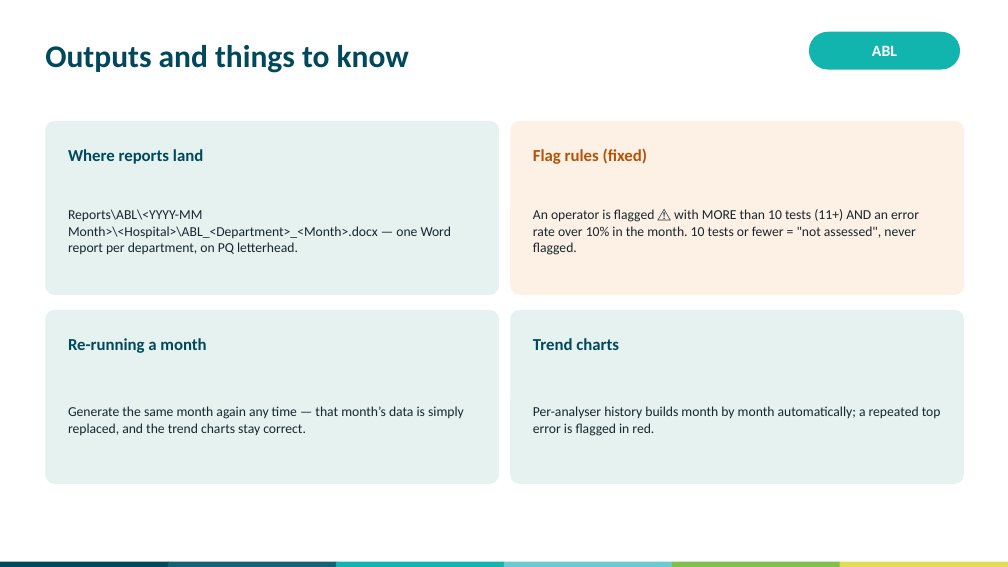
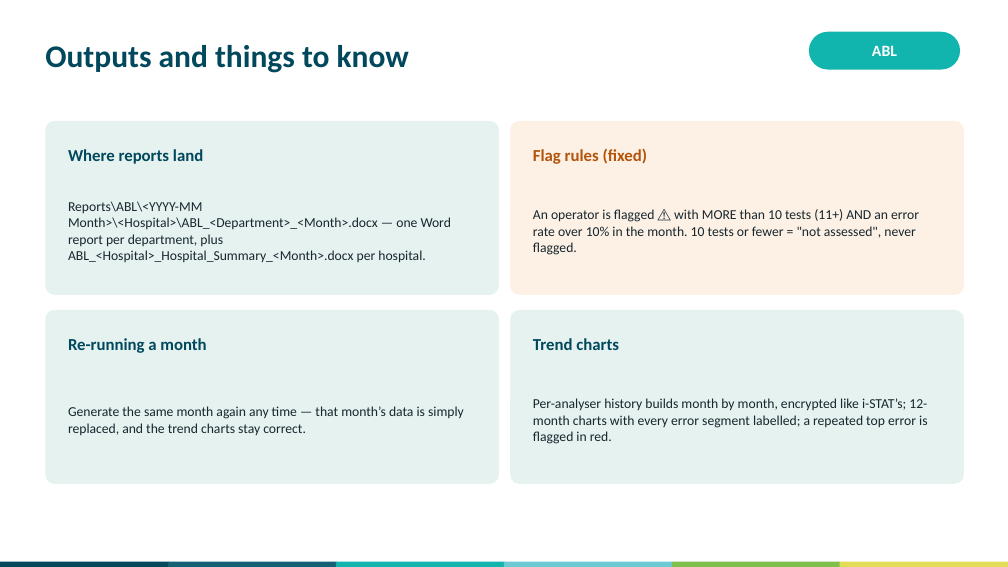
Before and after one commit to swornsealed/Report-app, a slide deck: slide 9 of PQ_Report_Generator_User_Guide.pptx. Drawn at 1008x567 pixels with LibreOffice and Linux fonts; fonts in the diff are those of the drawing. Boxes give left, top, right and bottom in pixels: in the first picture for what was removed or moved away, otherwise in the second. Text is boxed around its words. In the diff, an @@ line names an element or a change of style, - is before the commit and + after.

```diff
--- a/PQ_Report_Generator_User_Guide.pptx
+++ b/PQ_Report_Generator_User_Guide.pptx
@@ text at [68, 201, 451, 263]: text changed @@
-Reports\ABL\<YYYY-MM Month>\<Hospital>\ABL_<Department>_<Month>.docx — one Word report per department, on PQ letterhead.
+Reports\ABL\<YYYY-MM Month>\<Hospital>\ABL_<Department>_<Month>.docx — one Word report per department, plus ABL_<Hospital>_Hospital_Summary_<Month>.docx per hospital.
@@ text at [533, 398, 927, 444]: text changed @@
-Per-analyser history builds month by month automatically; a repeated top error is flagged in red.
+Per-analyser history builds month by month, encrypted like i-STAT’s; 12-month charts with every error segment labelled; a repeated top error is flagged in red.
```
Also in this commit, not shown: 3 other slides changed, 6 other files.
